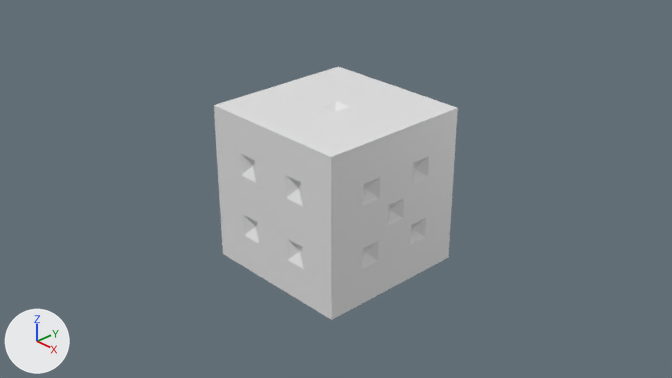
A saved change to the Blender file blendFile/Dice2.blend.
Camera for both pictures: the file's camera 'Camera'. The axes (+X, +Y, +Z) are drawn at lower left. The lights are the same throughout.

The older version as bpy lines, for what is in view:
```python
me_cube = bpy.data.meshes.new('Cube')
me_cube.from_pydata(...)  # 257 vertices, 297 faces; spans x -1.0..1.0, y -1.0..1.0, z -1.0..1.0
me_cube.materials.append(mat_material)  # white #e7e7e7
ob_cube = bpy.data.objects.new('Cube', me_cube)
ob_cube.location = (0.0, 0.0, 0.0)
```
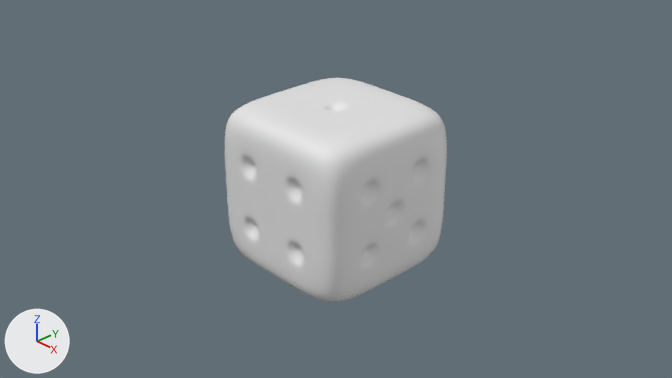
What the commit changed:
me_cube has 257 vertices, 297 faces and spans x -1.0..1.0, y -1.0..1.0, z -1.0..1.0.
me_cube is used by ob_cube; location (0.0, 0.0, 0.0).
me_cube part 1: 26 of 257 vertices moved; they spanned x -1.0..1.0, y -1.0..1.0, z -1.0..1.0 and now span x -0.92..0.92, y -0.92..0.92, z -0.92..0.92; mean shift (-0.02, 0.01, 0.03); largest move (1.0, 1.0, 1.0) -> (0.92, 0.92, 0.92).
Part 2, on me_cube:
Vertex 4 of me_cube moves from (-1.0, 1.0, 1.0) at pixel (338, 66) to (-0.92, 0.92, 0.92).
Object 'Cube' (ob_cube) gains a SUBSURF modifier named 'Subdivision'.
Modifier setting: levels = 2.

Location of each change, [x1, y1, x2, y2] in pixels of the pictures (672 x 378 px; the box of a moved part takes in the faces that stretch with it):
'Cube', reshaped, modifiers changed (9% narrower, 11% shorter)
    before: [214, 67, 458, 320]
    after: [225, 78, 447, 302]
part 1 of me_cube, moved or reshaped
    before: [214, 97, 458, 320]
    after: [225, 103, 446, 302]
part 2 of me_cube, moved or reshaped
    before: [316, 67, 359, 81]
    after: [327, 78, 348, 82]
